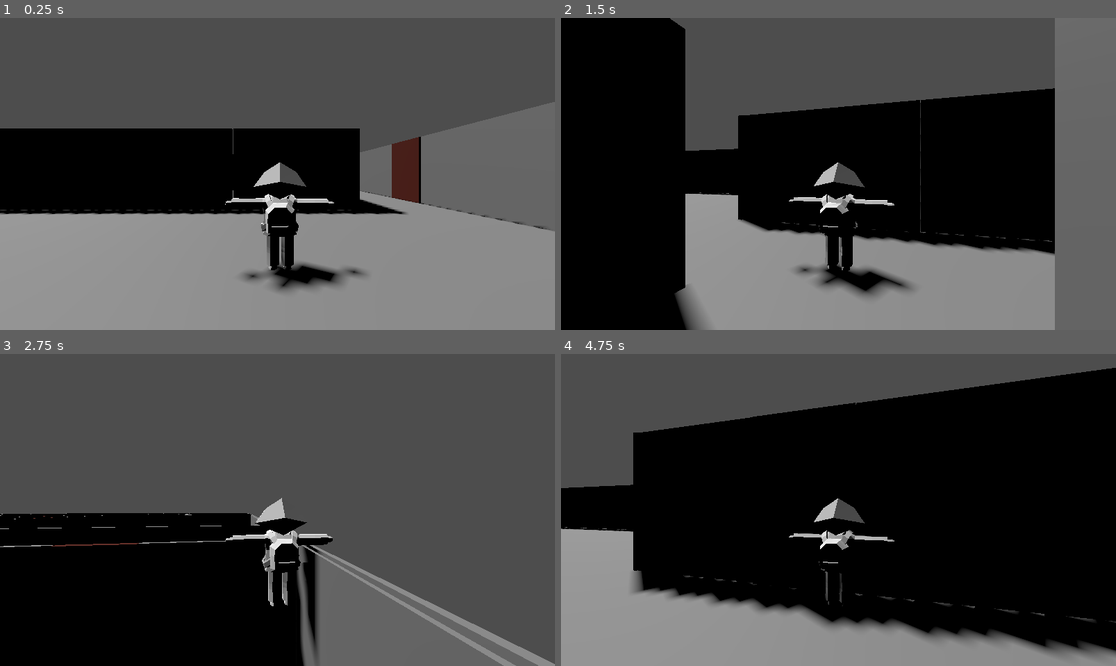
Above: before the commit, frames 1-4 (two rows, left to right).
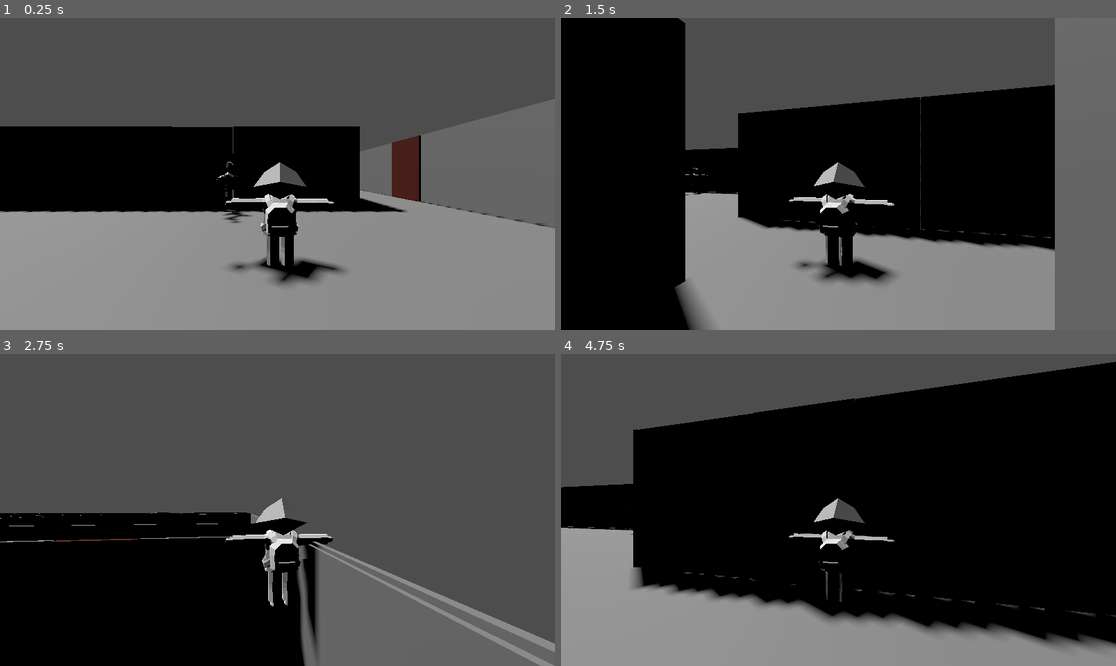
Above: after the commit, the same moments.

Repository: GuerrieraDellaLuna/Indya-Varyale
Game: Godot game, scene res://scenes/main.tscn
The game is run twice, just before and just after one commit, with the same random seed, the same clock (stepped at 60 frames per second) and the same inputs.
Inputs (mouse positions are in pixels of both pictures, inside the frame that each line leads up to):
- Up to frame 1 (0.25 s): no input
- Up to frame 2 (1.5 s): tap Enter (ui_accept) at 0.5, 0.77 s; move the mouse to (960, 158) at 0.52 s; hold D (right) 0.53-1.25 s; click (960, 158) at 0.67 s; drag from (727, 189) to (810, 236) at 1.27 s
- Up to frame 3 (2.75 s): tap Enter (ui_accept) at 2 s; move the mouse to (333, 441) at 2.02 s; hold D (right) from 2.03 s (still down)
- Up to frame 4 (4.75 s): release D (right) at 2.75 s; drag from (810, 572) to (672, 463) at 2.77 s; tap Enter (ui_accept) at 3.5, 3.77 s; move the mouse to (1005, 556) at 3.52 s; hold A (left) 3.53-4.25 s; drag from (672, 463) to (755, 432) at 4.27 s

The runs differ from the first frame. In frame 1, 3.0% of the frame differs, in the area x 0-100%, y 25-88%; in frame 2, 3.0%; in frame 3, 2.0%; in frame 4, 5.2%, in the area x 0-100%, y 2-97%.

Commit message:
movement working

Diff:
--- a/V1/scenes/main.tscn
+++ b/V1/scenes/main.tscn
@@ -1,9 +1,13 @@
-[gd_scene load_steps=2 format=3 uid="uid://dllo3od5a6l7y"]
+[gd_scene load_steps=3 format=3 uid="uid://dllo3od5a6l7y"]
 
-[ext_resource type="PackedScene" uid="uid://ske57ek6uenu" path="res://scenes/level_v_2.tscn" id="1_h0xi1"]
+[ext_resource type="PackedScene" uid="uid://dj2r7r1r1wfwx" path="res://scenes/level_v_2.tscn" id="1_h0xi1"]
+[ext_resource type="PackedScene" uid="uid://bmt5e3uy7fwue" path="res://scenes/monster.tscn" id="2_adbs2"]
 
 [node name="Main" type="Node3D"]
 transform = Transform3D(1, 0, 0, 0, 1, 0, 0, 0, 1, -6.54347e-05, 0, 0.0011059)
 
 [node name="level_V2" parent="." instance=ExtResource("1_h0xi1")]
 transform = Transform3D(1, -1.86265e-09, 0, -7.45058e-09, 1, 0, -7.45058e-09, -1.49012e-08, 1, -0.0804078, -0.774495, -0.175491)
+
+[node name="Monster" parent="." instance=ExtResource("2_adbs2")]
+transform = Transform3D(0.003, 0, 0, 0, 0.003, 0, 0, 0, 0.003, -0.5, -0.474, 0)
--- a/V1/scenes/player.tscn
+++ b/V1/scenes/player.tscn
@@ -1,10 +1,9 @@
-[gd_scene load_steps=4 format=3 uid="uid://dx6g0cq42d76v"]
+[gd_scene load_steps=4 format=3 uid="uid://d1bdugo1ffpp0"]
 
 [ext_resource type="Script" path="res://scenes/Player.gd" id="1_kchju"]
-[ext_resource type="PackedScene" uid="uid://dq8lv7s0pd7ai" path="res://test_character.glb" id="2_nhmml"]
+[ext_resource type="PackedScene" path="res://test_character.glb" id="2_nhmml"]
 
 [sub_resource type="CapsuleShape3D" id="CapsuleShape3D_336gw"]
-height = 2.15865
 
 [node name="CharacterBody3D" type="CharacterBody3D"]
 transform = Transform3D(1, 0, 0, 0, 0.999999, 0, 0, 0, 1, 0, 0, 0)
@@ -18,6 +17,7 @@
 transform = Transform3D(4.37114e-08, 8.74228e-08, -1, 8.74228e-08, 1, 8.74228e-08, 1, -8.74228e-08, 4.37114e-08, 0, 0.45, 0)
 
 [node name="Camera3D" type="Camera3D" parent="SpringArm3D"]
+current = true
 
 [node name="test_character" parent="." instance=ExtResource("2_nhmml")]
 transform = Transform3D(1, 0, 0, 0, 1, 0, 0, 0, 1, 0, 0, 0.01)
Not shown: 1 places in V1/scenes/monster.tscn that only renumber resources
